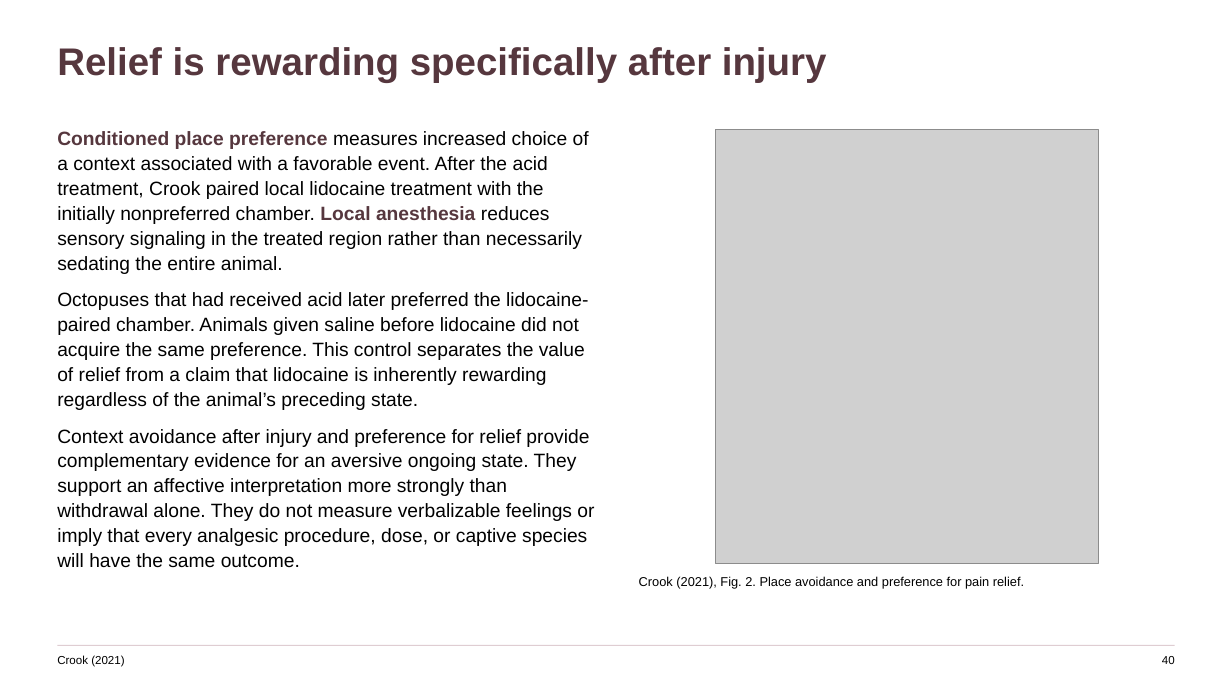
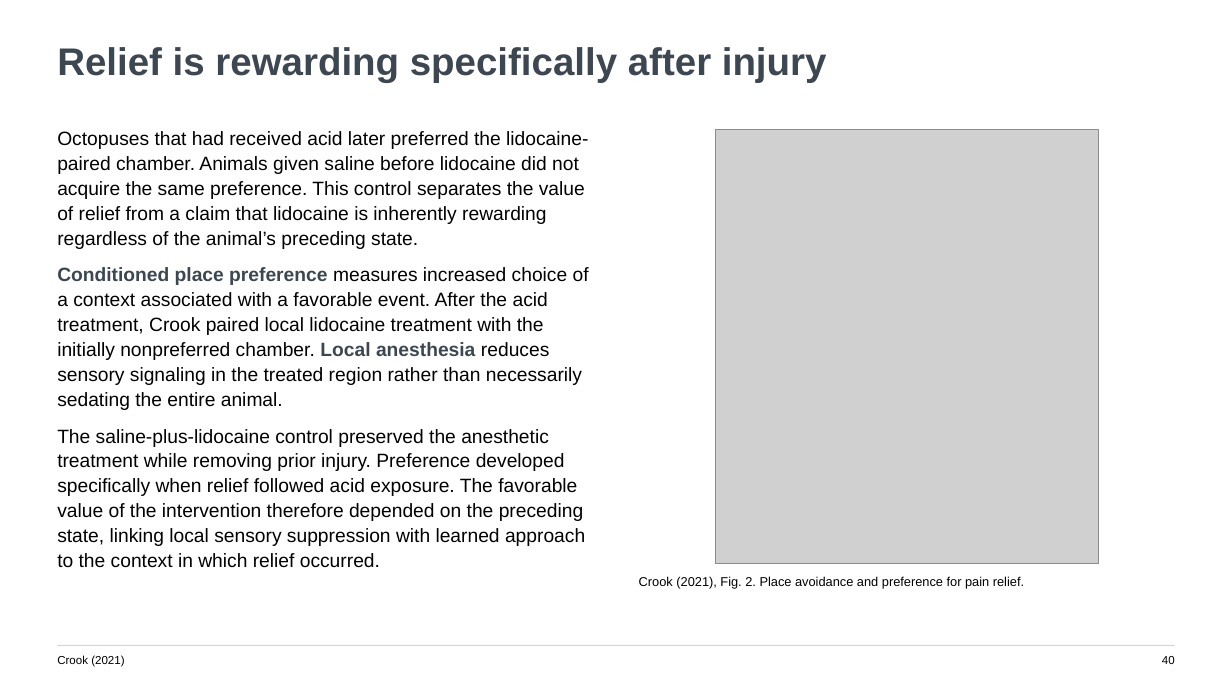
Before and after one commit to jordanxxlopez/NEUROETHOLOGY, a slide deck: slide 40 of lectures/L53/Neuroethology_Lecture53_FA2026.pptx. Drawn at 1232x693 pixels with LibreOffice and Linux fonts; fonts in the diff are those of the drawing; grey boxes stand for pictures. Boxes give left, top, right and bottom in pixels: in the first picture for what was removed or moved away, otherwise in the second. Text is boxed around its words. In the diff, an @@ line names an element or a change of style, - is before the commit and + after.

Commit message:
Revise Lecture 53 with teaching-focused paragraphs and new theme

```diff
--- a/lectures/L53/Neuroethology_Lecture53_FA2026.pptx
+++ b/lectures/L53/Neuroethology_Lecture53_FA2026.pptx
@@ text "Relief is rewarding specifically after ..." at (57,47,827,83): text colour #56373E to #3C4752 @@
@@ text at (57,131,588,249): paragraph added @@
+Octopuses that had received acid later preferred the lidocaine-paired chamber. Animals given saline before lidocaine did not acquire the same preference. This control separates the value of relief from a claim that lidocaine is inherently rewarding regardless of the animal’s preceding state.
@@ text at (57,267,589,410): text colour #56373E to #3C4752 in "Conditioned place preference Local anesthesia" @@
@@ text at (57,429,585,568): text changed @@
-Octopuses that had received acid later preferred the lidocaine-paired chamber. Animals given saline before lidocaine did not acquire the same preference. This control separates the value of relief from a claim that lidocaine is inherently rewarding regardless of the animal’s preceding state.
-Context avoidance after injury and preference for relief provide complementary evidence for an aversive ongoing state. They support an affective interpretation more strongly than withdrawal alone. They do not measure verbalizable feelings or imply that every analgesic procedure, dose, or captive species will have the same outcome.
+The saline-plus-lidocaine control preserved the anesthetic treatment while removing prior injury. Preference developed specifically when relief followed acid exposure. The favorable value of the intervention therefore depended on the preceding state, linking local sensory suppression with learned approach to the context in which relief occurred.
@@ rectangle at (57,645,1175,646): fill #DFCDD2 to #D0D6DC @@
```
Also in this commit, not shown: 45 other slides changed, 7 other files.
